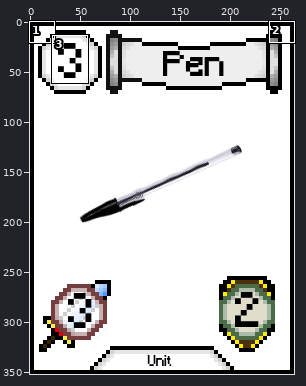
Sprite sheet -- public/images/Pen.png. The first picture is a wide view before the edit; the outline marks the close-up.
Close-up. As it was:
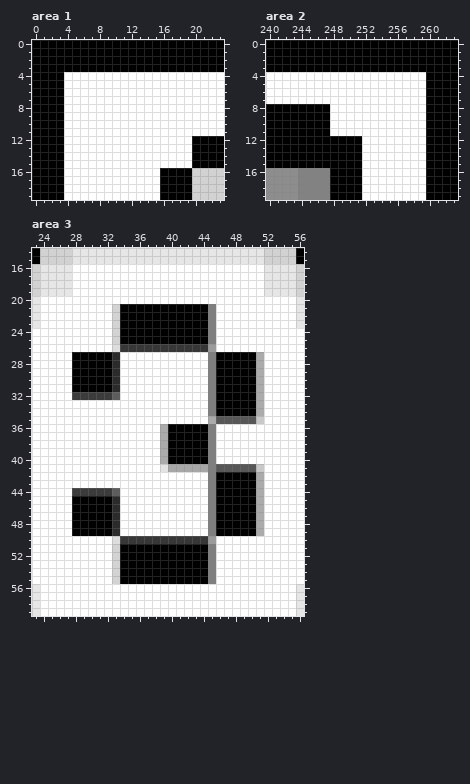
The file is 264x352 pixels. Shown: area 1: x 0..23, y 0..19; area 2: x 240..263, y 0..19; area 3: x 23..56, y 14..59. The commit also changed other parts of the picture, which this record leaves out.
Now the later version:
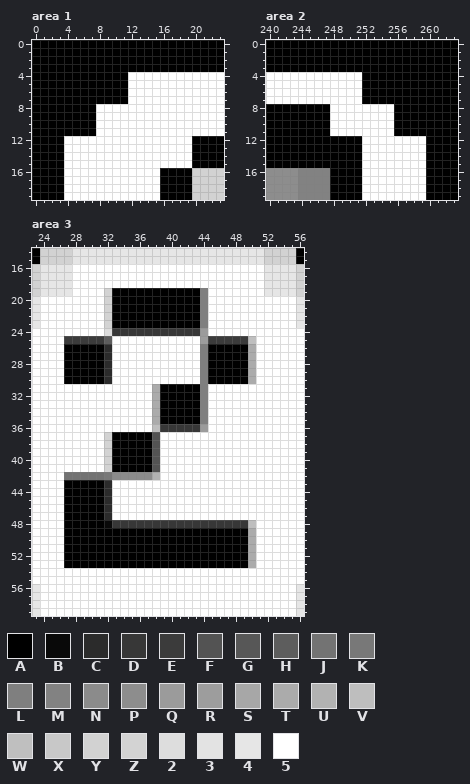
Palette (. is transparent): A #000000  B #090909  C #2b2b2b  D #373737  E #3b3b3b  F #535353  G #575757  H #5d5d5d  J #737373  K #787878  L #7f7f7f  M #828282  N #8b8b8b  P #8d8d8d  Q #9b9b9b  R #9d9d9d  S #a7a7a7  T #ababab  U #b2b2b2  V #bebebe  W #bfbfbf  X #c8c8c8  Y #d2d2d2  Z #d3d3d3  2 #dddddd  3 #e3e3e3  4 #e6e6e6  5 #ffffff
The edit:
Changed rows in their new state; - is an unchanged pixel.
Area 1:
first column x 4:
 4 AAAAAAAA
 5 AAAAAAAA
 6 AAAAAAAA
 7 AAAAAAAA
 8 AAAA----
 9 AAAA----
10 AAAA----
11 AAAA----
Area 2:
first column x 252:
 4 AAAAAAAA
 5 AAAAAAAA
 6 AAAAAAAA
 7 AAAAAAAA
 8 ----AAAA
 9 ----AAAA
10 ----AAAA
11 ----AAAA
Area 3:
first column x 27:
19 -----ZAAAAAAAAAAAL-------
20 -----ZAAAAAAAAAAAL-------
21 -----ZA----------L5------
22 -----ZA----------L5------
23 -----ZA----------L5------
24 -----2DDDDDDDDDDDQ5------
25 EEEEEH55555555555REEEEEW-
26 AAAAAC55555555555LAAAAAT-
27 A----C5----------LA----T5
28 A----C5----------LA----T5
29 A----C5----------LA----T5
30 A----C5----------LA----T5
31 -555555----TAAAAAL5555555
32 -555555----TAAAAAL5555555
33 -----------TAAAAAL5555555
34 -----------TAAAAAL5555555
35 -----------TAAAAAL5555555
36 -----------VDDDDDQ5------
37 -----ZAAAAAF5555555------
38 -----ZAAAAAF5555555------
39 -----ZAAAAAF5555555------
40 -----ZAAAAAF5555555------
41 -----ZAAAAAF5555555555555
42 JJJJJKNNNNNU------5555555
43 AAAAAC------------5555555
44 AAAAAC5-----------5555555
45 A----C5-----------5555555
46 A----C5-----------5555555
47 A----C5-----------5555555
48 A----BDDDDDDDDDDDDDDDDDV5
49 A-----AAAAAAAAAAAAA----T5
50 AAAAAAAAAAAAAAAAAAAAAAAT-
51 AAAAAAA-----------AAAAAT-
52 AAAAAAA-----------AAAAAT-
53 AAAAAAA-----------AAAAAT-
54 ------5555555555555------
55 ------5555555555555------
Pixel boxes of the changes (left, top, right, bottom) in both close-ups:
changed: (64, 72, 128, 136)
changed: (362, 72, 426, 136)
changed: (64, 288, 264, 584)
